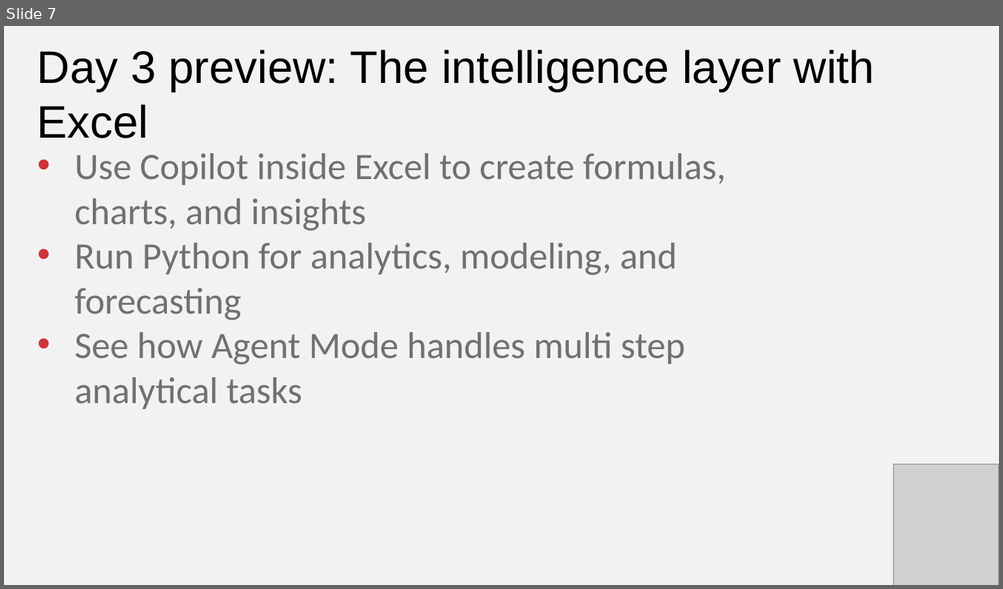
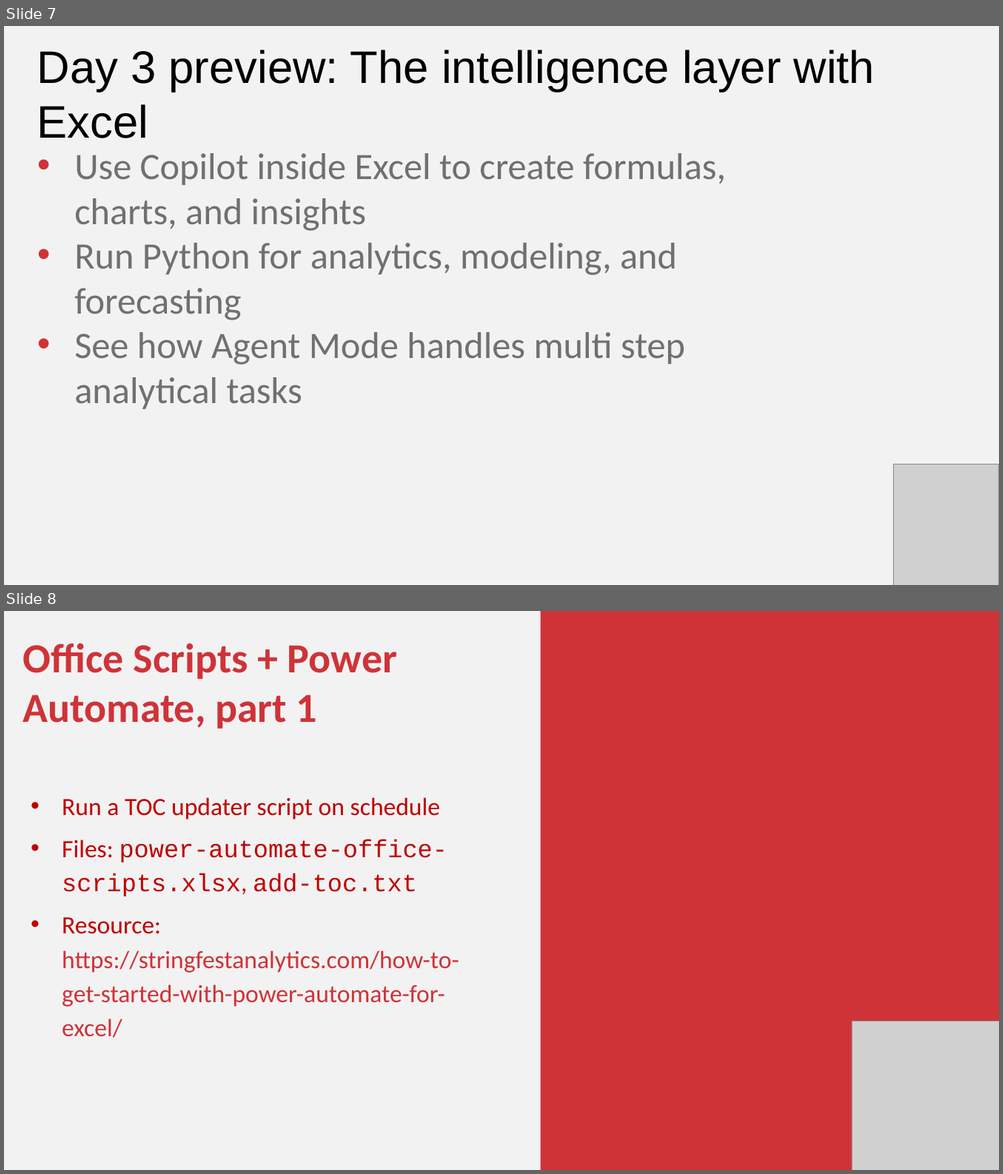
Before and after one commit to stringfestdata/ai-for-excel-in-a-week, a slide deck: day-4-office-scripts-power-automate/day-4-office-scripts-power-automate.pptx. Shown one above the other, each under a label of ours: slide 7 before the commit, slides 7 and 8 after it. The pictures are 1003x589 and 1003x1174 pixels, drawn with LibreOffice and Linux fonts; fonts in the diff are those of the drawing; grey boxes stand for pictures. Boxes give left, top, right and bottom in pixels: in the first picture for what was removed or moved away, otherwise in the second. Text is boxed around its words. In the diff, an @@ line names an element or a change of style, - is before the commit and + after.

```diff
--- a/day-4-office-scripts-power-automate/day-4-office-scripts-power-automate.pptx
+++ b/day-4-office-scripts-power-automate/day-4-office-scripts-power-automate.pptx
@@ slide 8 added at (4,611,999,1170), background #F2F2F2 @@
@@ rectangle added at (540,611,999,1170), fill #CF3338 @@
@@ text added at (23,643,459,1038), 36 pt, text #CF3338 @@
+Office Scripts + Power Automate, part 1
+• Run a TOC updater script on schedule
+• Files: power-automate-office-scripts.xlsx, add-toc.txt
+• Resource: https://stringfestanalytics.com/how-to-get-started-with-power-automate-for-excel/
@@ picture added at (851,1021,999,1170) @@
```
Also in this commit, not shown: 2 slides changed, 3 other slides added, 1 slide removed, 26 other files.
